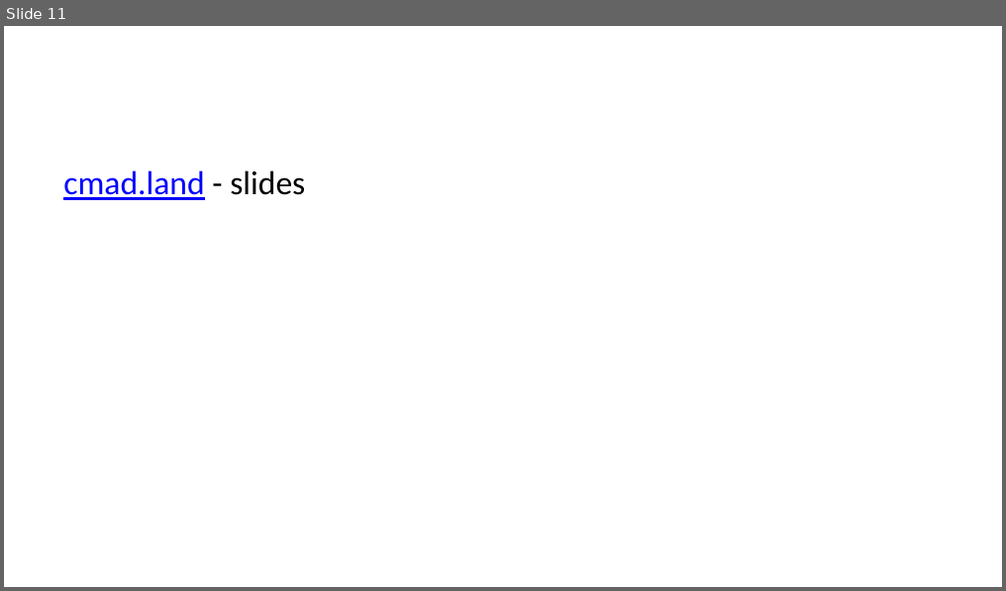
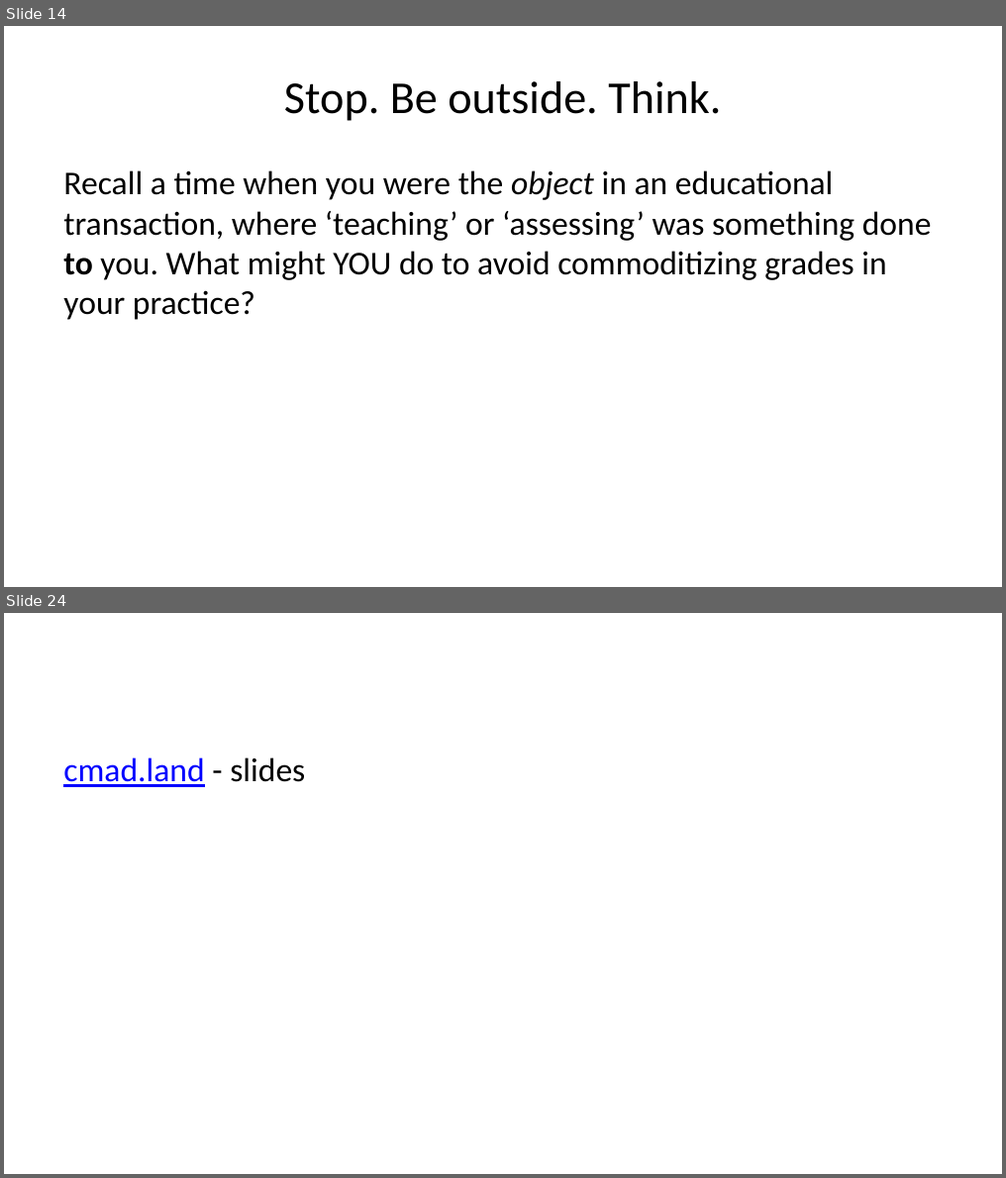
Before and after one commit to cmadland/slides, a slide deck: docs/posts/fpl-assessment/index.pptx. Shown one above the other, each under a label of ours: slide 11 before the commit, slides 14 and 24 after it; the slides between them are not shown. The pictures are 1006x591 and 1006x1178 pixels, drawn with LibreOffice and Linux fonts; fonts in the diff are those of the drawing. Boxes give left, top, right and bottom in pixels: in the first picture for what was removed or moved away, otherwise in the second. Text is boxed around its words. In the diff, an @@ line names an element or a change of style, - is before the commit and + after.

```diff
--- a/docs/posts/fpl-assessment/index.pptx
+++ b/docs/posts/fpl-assessment/index.pptx
@@ slide 14 added at (x1=4, y1=26, x2=1002, y2=587), background #FFFFFF @@
@@ title added at (x1=284, y1=81, x2=721, y2=121), 33 pt, text #000000 @@
+Stop. Be outside. Think.
@@ text added at (x1=63, y1=171, x2=932, y2=320), 24 pt, text #000000 @@
+Recall a time when you were the object in an educational transaction, where ‘teaching’ or ‘assessing’ was something done to you. What might YOU do to avoid commoditizing grades in your practice?
@@ what was slide 11 is now slide 24 @@
```
Also in this commit, not shown: 4 slides changed, 14 other slides added, 1 slide removed, 15 other files.
